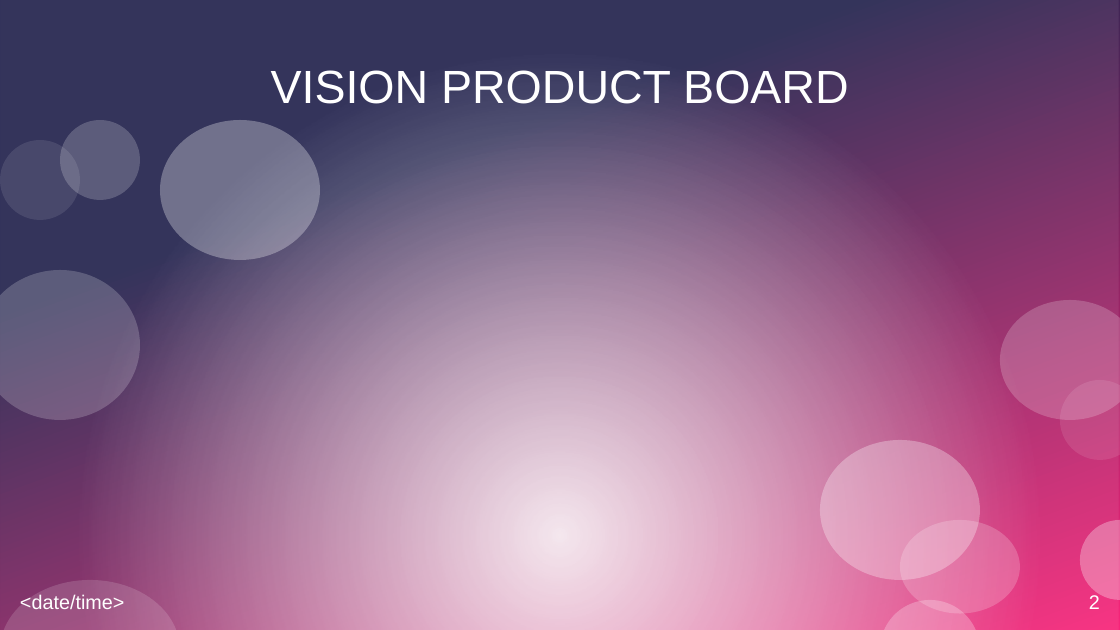
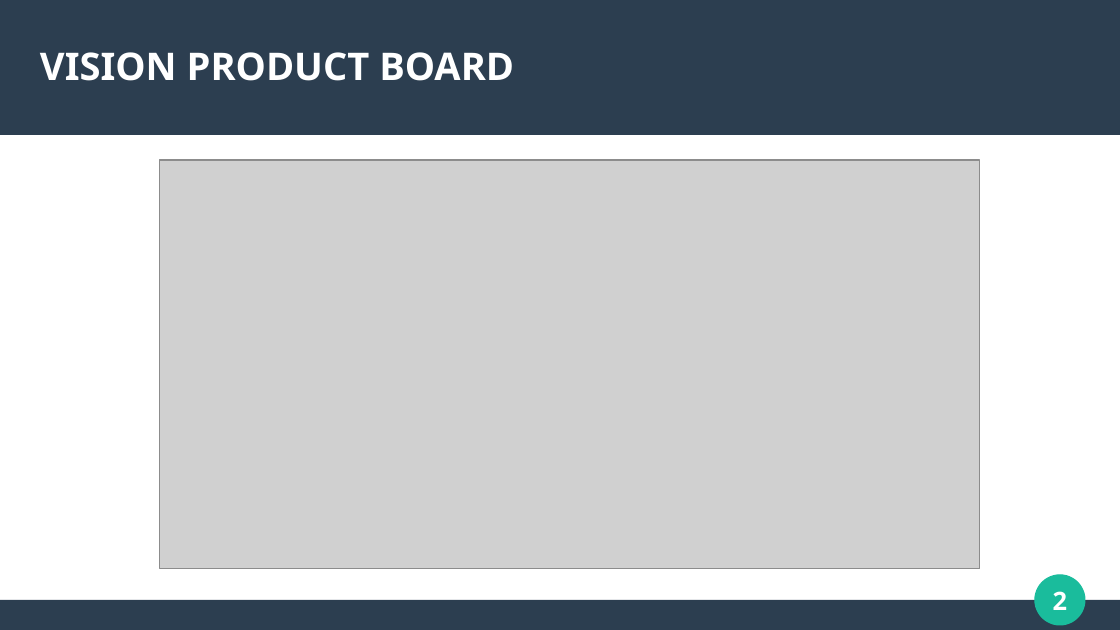
Before and after one commit to Hackhaton2024/Hackhaton2024_conceptionFolder, a slide deck: slide 2 of Presentation.odp. Drawn at 1120x630 pixels with LibreOffice and Linux fonts; fonts in the diff are those of the drawing; grey boxes stand for pictures. Boxes give left, top, right and bottom in pixels: in the first picture for what was removed or moved away, otherwise in the second. Text is boxed around its words. In the diff, an @@ line names an element or a change of style, - is before the commit and + after.

```diff
--- a/Presentation.odp
+++ b/Presentation.odp
@@ rectangle removed at [0, 0, 1120, 630] @@
@@ rectangle removed at [0, 0, 1120, 630] @@
@@ rectangle added at [0, 0, 1120, 135], fill #2C3E50 @@
@@ title "VISION PRODUCT BOARD": place and size @@
-title "VISION PRODUCT BOARD" at [271, 70, 848, 104]
+title "VISION PRODUCT BOARD" at [40, 52, 514, 81]
@@ title "VISION PRODUCT BOARD" at [40, 52, 514, 81]: size 33 to 27 pt, font Arial to Noto Sans, bold on; alignment centre to left @@
@@ ellipse removed at [0, 140, 80, 221] @@
@@ ellipse removed at [60, 120, 140, 200] @@
@@ ellipse removed at [161, 120, 320, 260] @@
@@ picture added at [160, 160, 980, 568] @@
@@ ellipse removed at [0, 270, 139, 421] @@
@@ ellipse removed at [1000, 300, 1120, 420] @@
@@ ellipse removed at [1060, 380, 1120, 460] @@
@@ ellipse removed at [820, 440, 980, 580] @@
@@ ellipse removed at [900, 520, 1020, 614] @@
@@ ellipse removed at [1080, 520, 1120, 601] @@
@@ ellipse removed at [0, 580, 180, 630] @@
@@ text removed at [20, 594, 124, 609] @@
-<date/time>
@@ page number: place and size @@
-page number at [1089, 595, 1100, 609]
+page number at [1053, 591, 1068, 610]
@@ page number at [1053, 591, 1068, 610]: size 14 to 18 pt, font Arial to Noto Sans, bold on; alignment right to centre; vertical alignment bottom to middle @@
@@ ellipse added at [1036, 575, 1085, 625], fill #1ABC9C, outline #1ABC9C 0.85 pt @@
@@ rectangle added at [0, 601, 1120, 630], fill #2C3E50 @@
@@ ellipse removed at [880, 601, 980, 630] @@
```
Also in this commit, not shown: 7 slides added, 2 slides removed, 17 other files.
